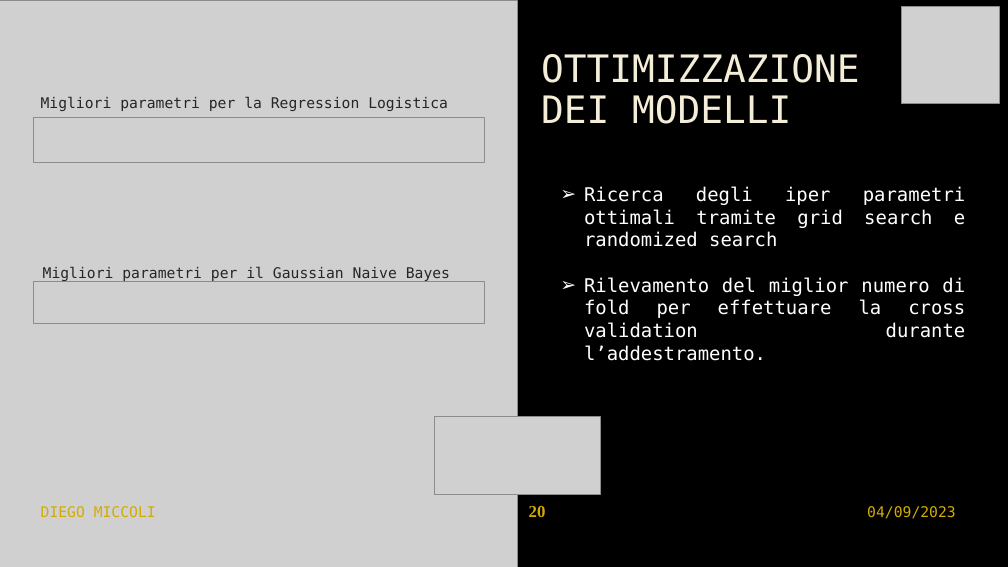
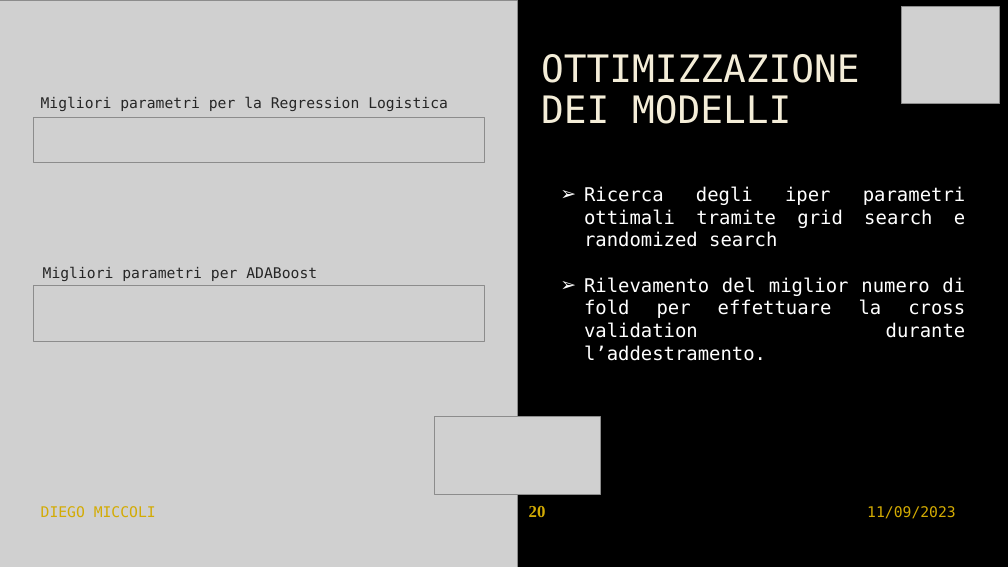
Before and after one commit to kozen88/ProgettoIcon2023, a slide deck: slide 20 of documentation/presentazione_progetto_ICON.pptx. Drawn at 1008x567 pixels with LibreOffice and Linux fonts; fonts in the diff are those of the drawing; grey boxes stand for pictures; background and template pictures are left out. Boxes give left, top, right and bottom in pixels: in the first picture for what was removed or moved away, otherwise in the second. Text is boxed around its words. In the diff, an @@ line names an element or a change of style, - is before the commit and + after.

```diff
--- a/documentation/presentazione_progetto_ICON.pptx
+++ b/documentation/presentazione_progetto_ICON.pptx
@@ text at [43, 266, 317, 281]: text changed @@
-Migliori parametri per il Gaussian Naive Bayes
+Migliori parametri per ADABoost
@@ picture: place and size @@
-picture at [33, 281, 485, 324]
+picture at [33, 285, 485, 342]
@@ text at [867, 506, 956, 519]: text changed @@
-04/09/2023
+11/09/2023
```
Also in this commit, not shown: 19 other slides changed, 1 other file.
